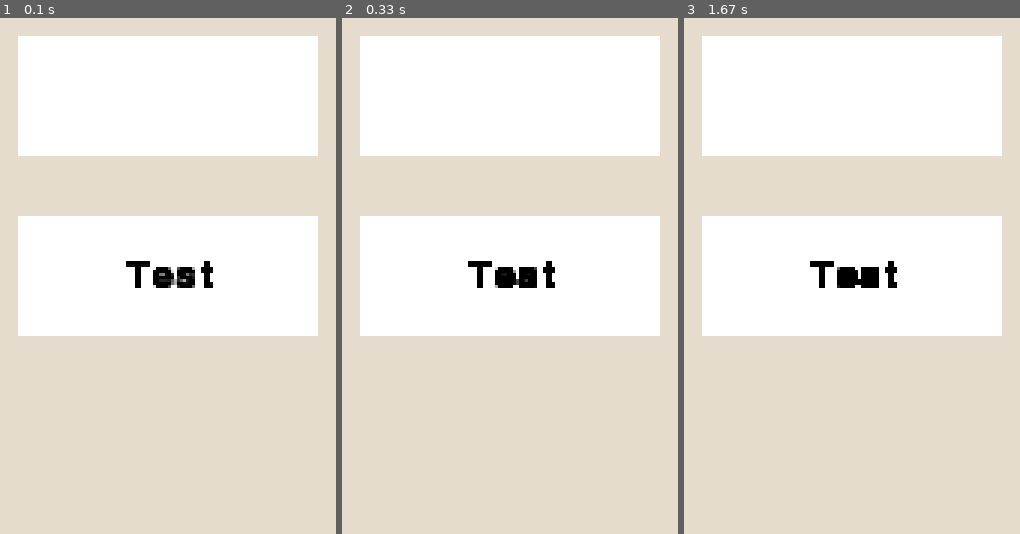
Above: before the commit, frames 1-3 (left to right).
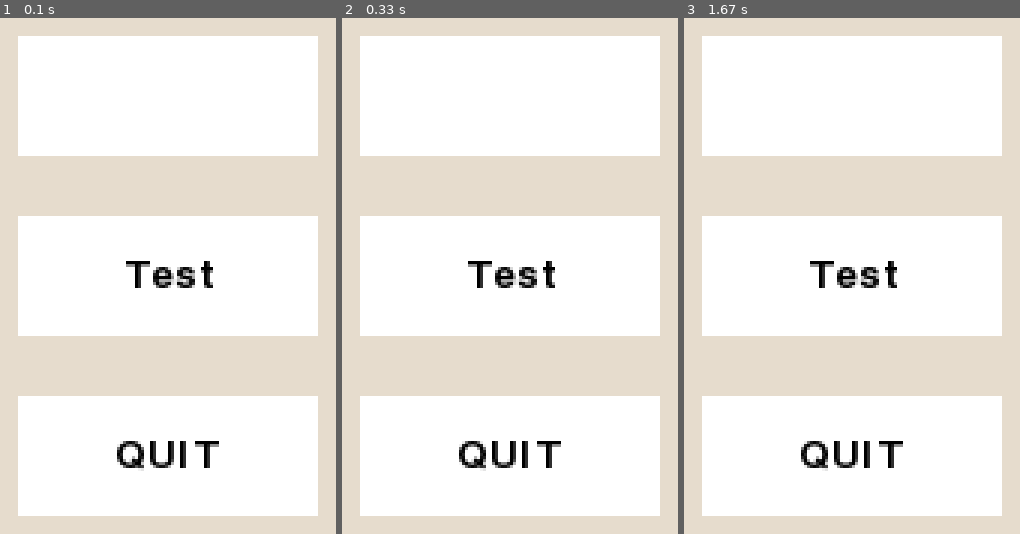
Above: after the commit, the same moments.

Repository: DanielDavisEE/PyGameGUI
Game: pygame game, started from src/pygame_gui/example_gui.py
Same seed, same stepped clock (60 frames per second), same inputs: the game is played once before the commit and once after it.
Inputs (mouse positions are in pixels of both pictures, inside the frame that each line leads up to):
- Up to frame 1 (0.1 s): no input
- Up to frame 2 (0.33 s): no input
- Up to frame 3 (1.67 s): right-click (outside the picture) at 0.38 s

The runs differ from the first frame. In frame 1, 21% of the frame differs, in the area x 5-95%, y 47-97%; in frame 2, 21%; in frame 3, 21%.

Commit message:
fix for text

Diff:
--- a/src/pygame_gui/components/base_block.py
+++ b/src/pygame_gui/components/base_block.py
@@ -150,8 +150,7 @@
         return coordinates, alignments, margins
 
     def _create_surface(self):
-        self.surface = pygame.Surface(self.dimensions).convert()
-        self.surface.fill(self.colour)
+        return pygame.Surface(self.dimensions).convert()
 
     def draw_block(self):
         super().draw_block()
--- a/src/pygame_gui/components/window.py
+++ b/src/pygame_gui/components/window.py
@@ -30,14 +30,14 @@
         self.surface = None
         self.children = set()
 
+        self.surface = self._create_surface()
+
     def _create_surface(self):
         pygame.display.set_caption(self.caption)
-        self.surface = pygame.display.set_mode(self.dimensions)
-        self.surface.fill(self.colour)
+        return pygame.display.set_mode(self.dimensions)
 
     def draw_block(self):
-        if not self.surface:
-            self._create_surface()
+        self.surface.fill(self.colour)
 
         for child in sorted(self.children, key=lambda x: x.priority):
             child.draw_block()
--- a/src/pygame_gui/example_gui.py
+++ b/src/pygame_gui/example_gui.py
@@ -20,18 +20,18 @@
             colour='white',
             text_value='Test')
 
-        # button1 = gui.Button(
-        #     self.window,
-        #     dimensions=(100, 40),
-        #     coordinates=(60, 140),
-        #     colour='white',
-        #     text_value='QUIT')
+        button1 = gui.Button(
+            self.window,
+            dimensions=(100, 40),
+            coordinates=(60, 140),
+            colour='white',
+            text_value='QUIT')
 
-        # func_dict = {
-        #     'left_mouse_up': lambda event: self.quit_gui() if button1.check_collision(event) and button1.held else None,
-        #     'middle_mouse_up': lambda event: print(1)
-        # }
-        # button1.set_mouse_handlers(func_dict)
+        func_dict = {
+            'left_mouse_up': lambda event: self.quit_gui() if button1.check_collision(event) and button1.held else None,
+            'middle_mouse_up': lambda event: print(1)
+        }
+        button1.set_mouse_handlers(func_dict)
 
         # gui.TextBox(
         #     self.window,
